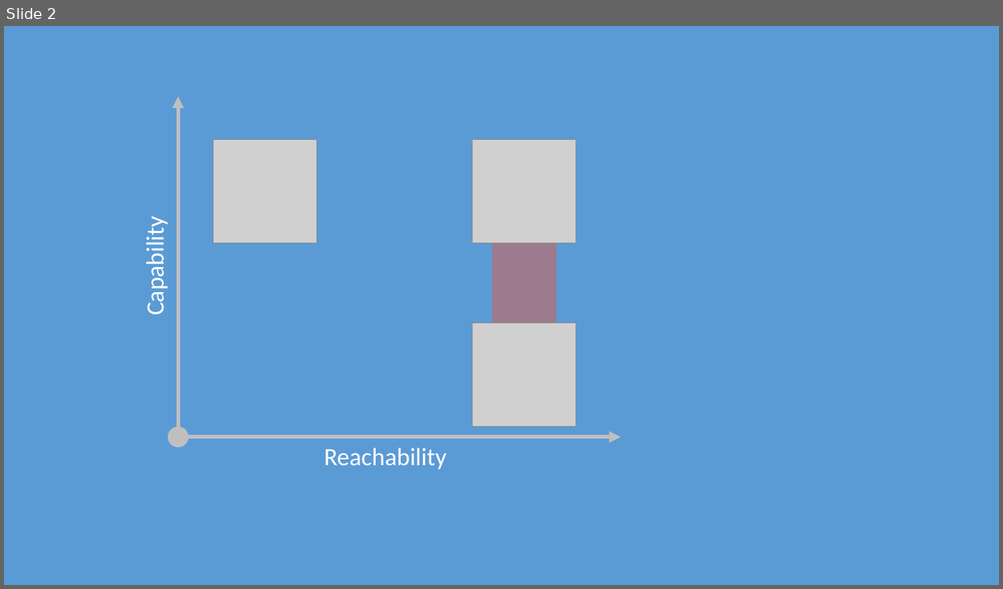
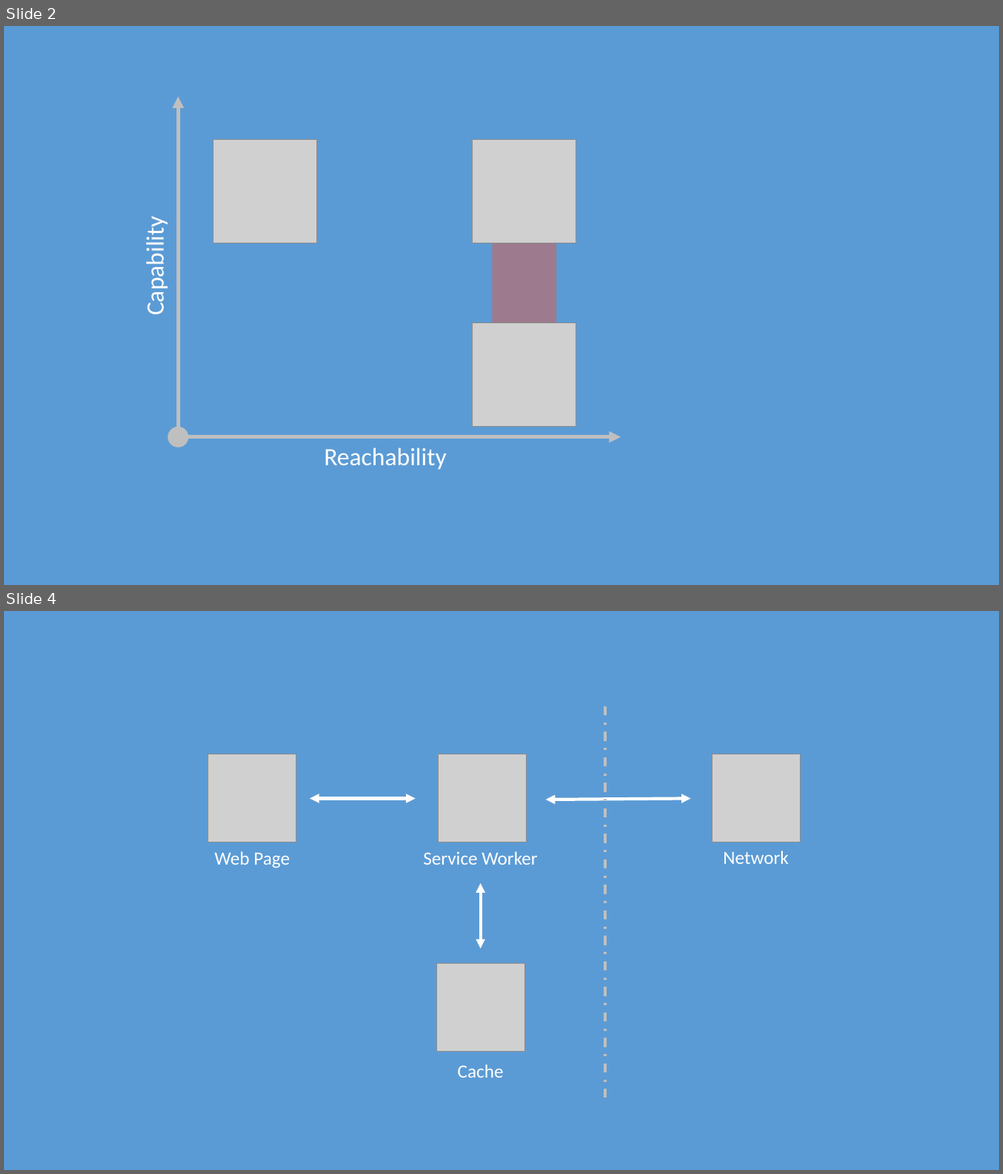
Before and after one commit to MollsAndHersh/pwa-app-on-steroids, a slide deck: img/shema.pptx. Shown one above the other, each under a label of ours: slide 2 before the commit, slides 2 and 4 after it; the slides between them are not shown. The pictures are 1003x589 and 1003x1174 pixels, drawn with LibreOffice and Linux fonts; fonts in the diff are those of the drawing; grey boxes stand for pictures. Boxes give left, top, right and bottom in pixels: in the first picture for what was removed or moved away, otherwise in the second. Text is boxed around its words. In the diff, an @@ line names an element or a change of style, - is before the commit and + after.

```diff
--- a/img/shema.pptx
+++ b/img/shema.pptx
@@ slide 4 added at box(4, 611, 999, 1170), background #5B9BD5 @@
@@ line added from (606, 706) to (606, 1098), #BFBFBF 2.25 pt dashed @@
@@ picture added at box(208, 755, 296, 843) @@
@@ picture added at box(438, 755, 526, 843) @@
@@ picture added at box(712, 755, 800, 843) @@
@@ double arrow added from (310, 798) to (415, 798), #FFFFFF 3 pt @@
@@ double arrow added from (546, 800) to (691, 798), #FFFFFF 3 pt @@
@@ text added at box(214, 851, 290, 869), 18 pt, text #FFFFFF @@
+Web Page
@@ text added at box(423, 851, 537, 865), 18 pt, text #FFFFFF @@
+Service Worker
@@ text added at box(723, 851, 788, 864), 18 pt, text #FFFFFF @@
+Network
@@ double arrow added from (481, 883) to (481, 949), #FFFFFF 3 pt @@
@@ picture added at box(437, 964, 525, 1052) @@
@@ text added at box(458, 1065, 504, 1078), 18 pt, text #FFFFFF @@
+Cache
```
Also in this commit, not shown: 5 other slides added, 29 other files.
